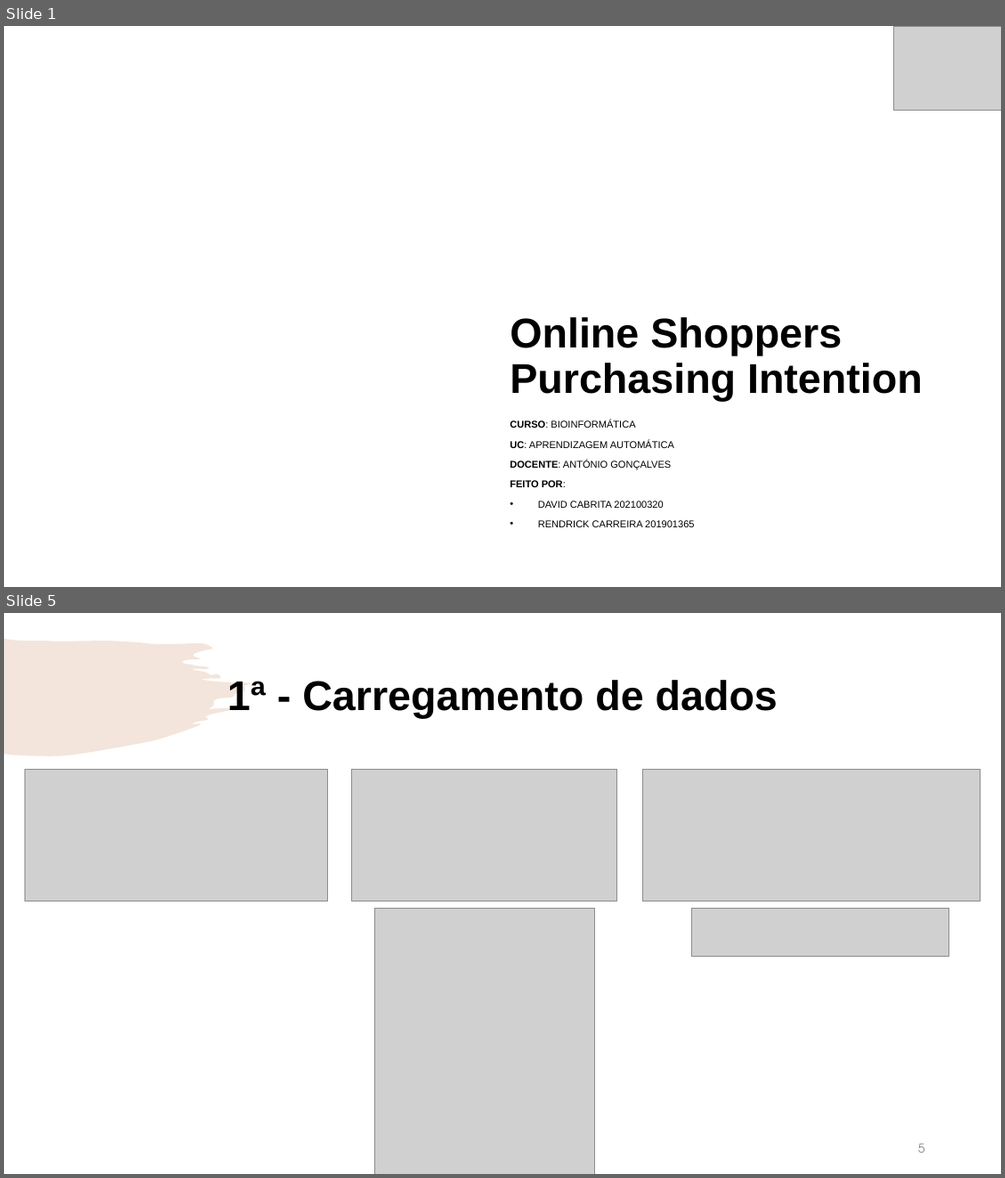
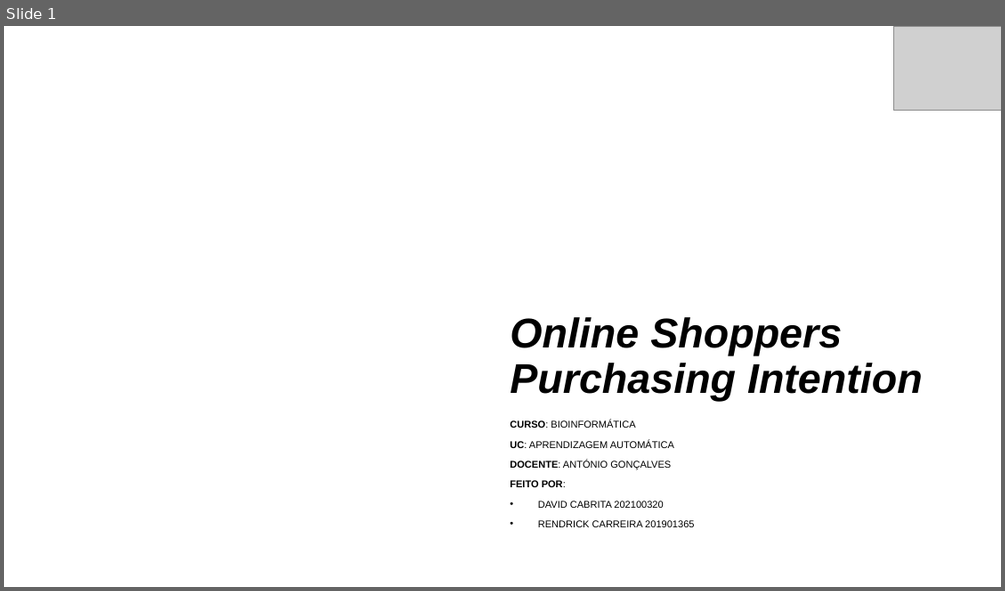
Before and after one commit to Rendrick27/Online_Shoppers_Purchasing, a slide deck: Main/Machine Learning.pptx. Shown one above the other, each under a label of ours: slides 1 and 5 before the commit, slide 1 after it; the slides between them are not shown. The pictures are 1005x1178 and 1005x591 pixels, drawn with LibreOffice and Linux fonts; fonts in the diff are those of the drawing; grey boxes stand for pictures; background and template pictures are left out. Boxes give left, top, right and bottom in pixels: in the first picture for what was removed or moved away, otherwise in the second. Text is boxed around its words. In the diff, an @@ line names an element or a change of style, - is before the commit and + after.

```diff
--- a/Main/Machine Learning.pptx
+++ b/Main/Machine Learning.pptx
@@ slide 5 removed at box(4, 613, 1001, 1174), background #FFFFFF @@
@@ freeform shape removed at box(4, 639, 251, 755) @@
@@ title removed at box(227, 680, 777, 718) @@
-1ª - Carregamento de dados
@@ picture removed at box(25, 770, 328, 900) @@
@@ picture removed at box(352, 770, 617, 900) @@
@@ picture removed at box(643, 770, 979, 900) @@
@@ picture removed at box(375, 908, 595, 1174) @@
@@ picture removed at box(691, 908, 949, 957) @@
@@ page number removed at box(918, 1143, 925, 1152) @@
-5
@@ slide 1 changed as well @@
@@ title "Online Shoppers Purchasing Intention" at box(510, 317, 922, 401): italic on @@
```
Also in this commit, not shown: 2 other slides changed, 10 slides added, 5 other slides removed, 1 other file.
